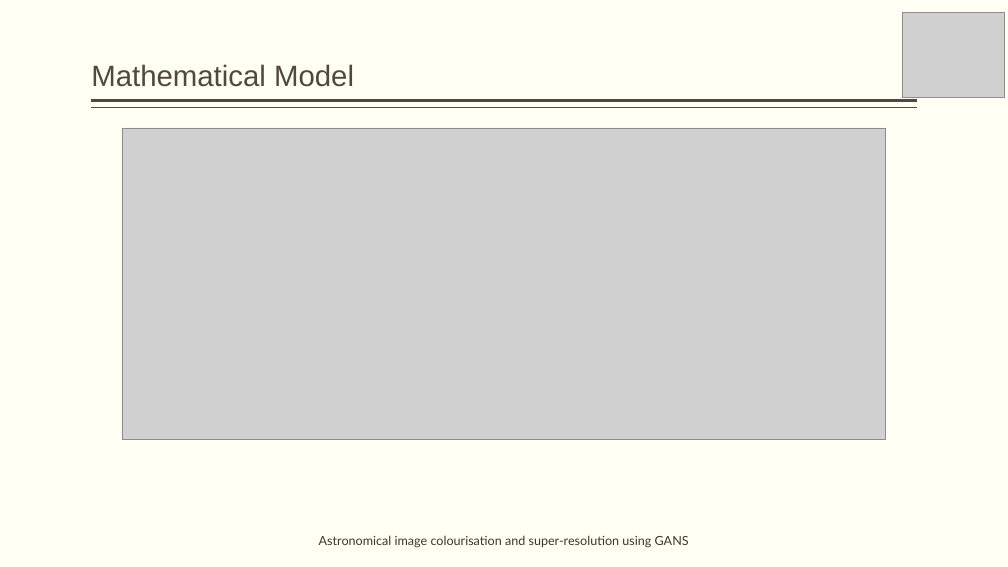
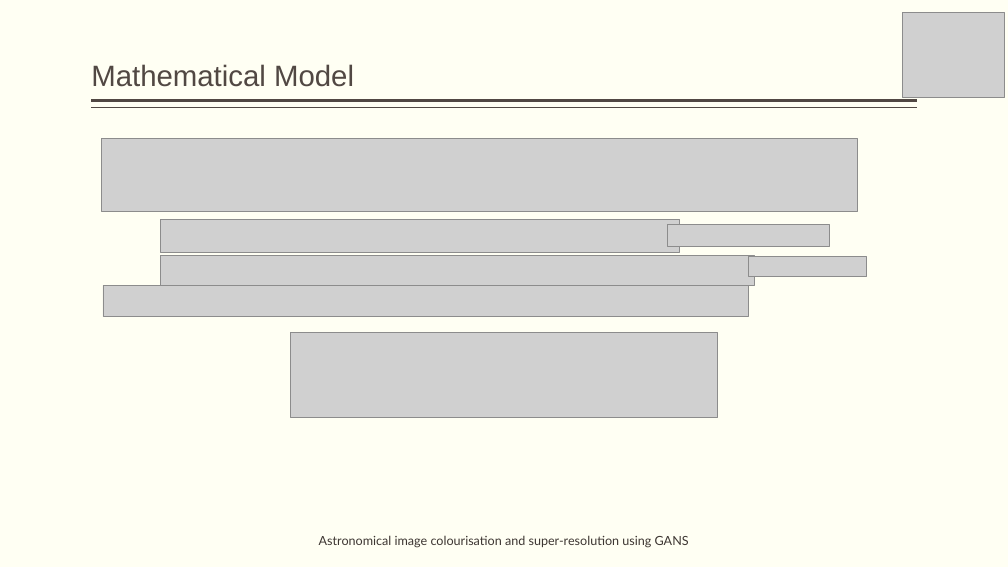
Before and after one commit to obi-wan-shinobi/Literature-Review, a slide deck: slide 25 of Presentation/Stage_1/stage_1_presentation.pptx (slide 28 before the commit). Drawn at 1008x567 pixels with LibreOffice and Linux fonts; fonts in the diff are those of the drawing; grey boxes stand for pictures. Boxes give left, top, right and bottom in pixels: in the first picture for what was removed or moved away, otherwise in the second. Text is boxed around its words. In the diff, an @@ line names an element or a change of style, - is before the commit and + after.

```diff
--- a/Presentation/Stage_1/stage_1_presentation.pptx
+++ b/Presentation/Stage_1/stage_1_presentation.pptx
@@ picture added at [101,138,858,212] @@
@@ picture added at [161,219,681,252] @@
@@ picture added at [668,225,830,247] @@
@@ picture: place and size @@
-picture at [122,128,886,439]
+picture at [161,256,755,286]
@@ picture added at [749,256,867,277] @@
@@ picture added at [103,286,749,317] @@
@@ picture added at [290,333,718,417] @@
```
Also in this commit, not shown: 17 other slides changed, 1 slide added, 3 slides removed, 9 other files.
